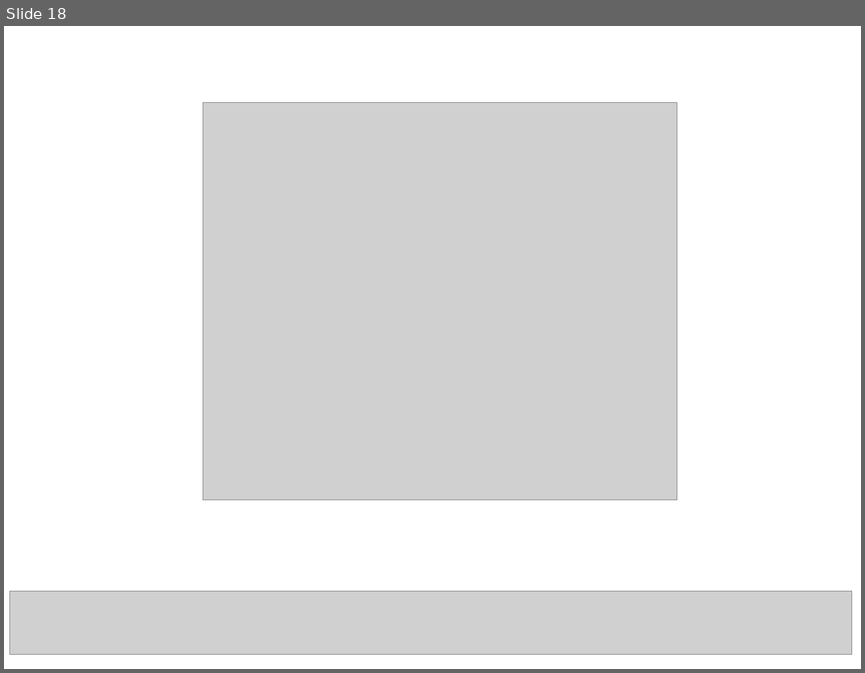
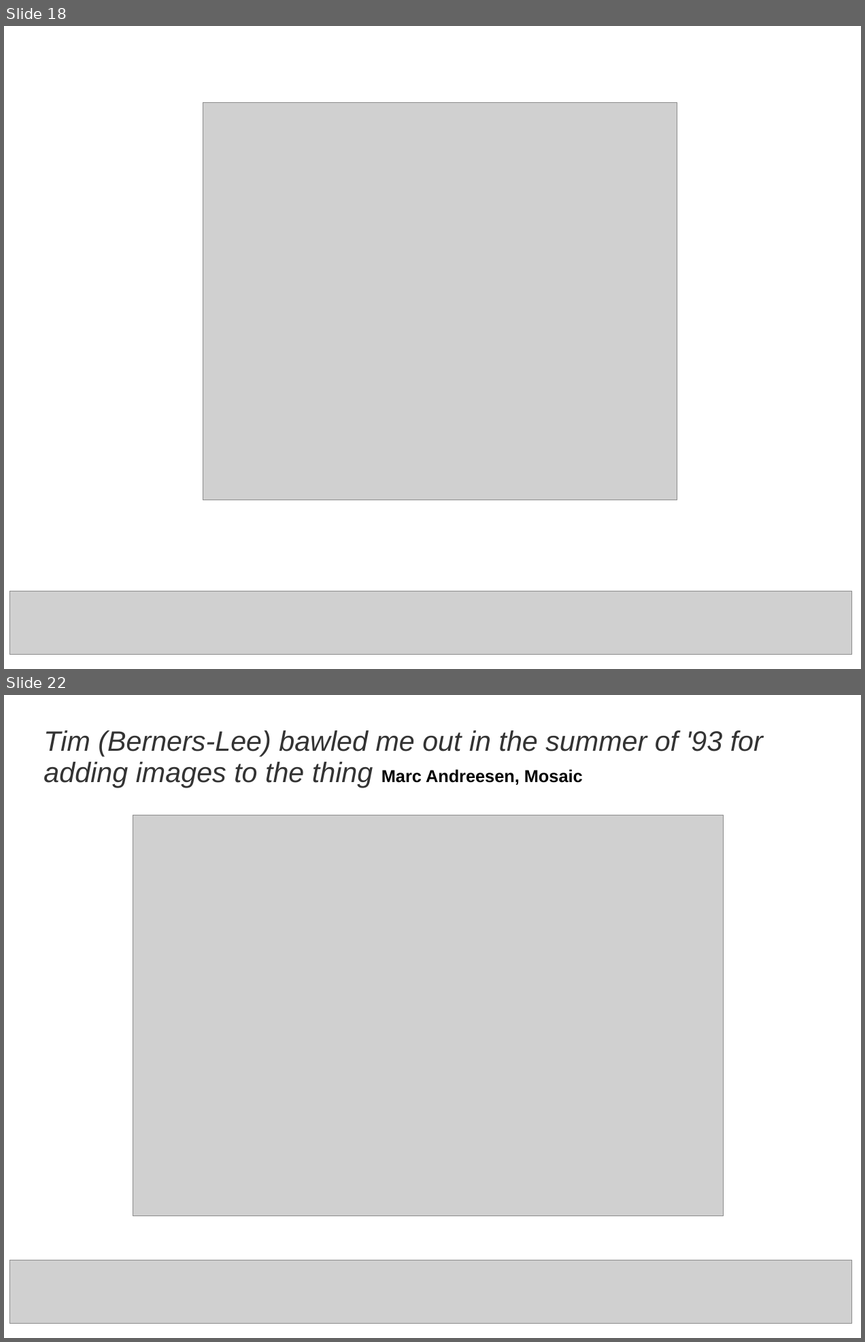
Before and after one commit to becevka/amigo, a slide deck: amigo.ppt. Shown one above the other, each under a label of ours: slide 18 before the commit, slides 18 and 22 after it; the slides between them are not shown. The pictures are 865x673 and 865x1342 pixels, drawn with LibreOffice and Linux fonts; fonts in the diff are those of the drawing; grey boxes stand for pictures. Boxes give left, top, right and bottom in pixels: in the first picture for what was removed or moved away, otherwise in the second. Text is boxed around its words. In the diff, an @@ line names an element or a change of style, - is before the commit and + after.

```diff
--- a/amigo.ppt
+++ b/amigo.ppt
@@ slide 22 added at [4, 695, 861, 1338], background #FFFFFF @@
@@ title added at [43, 730, 763, 787], 26 pt, text #333333, italic @@
+Tim (Berners-Lee) bawled me out in the summer of '93 for adding images to the thing Marc Andreesen, Mosaic
@@ picture added at [133, 815, 723, 1215] @@
@@ picture added at [10, 1259, 852, 1323] @@
```
Also in this commit, not shown: 17 slides changed, 17 other slides added, 2 other files.
